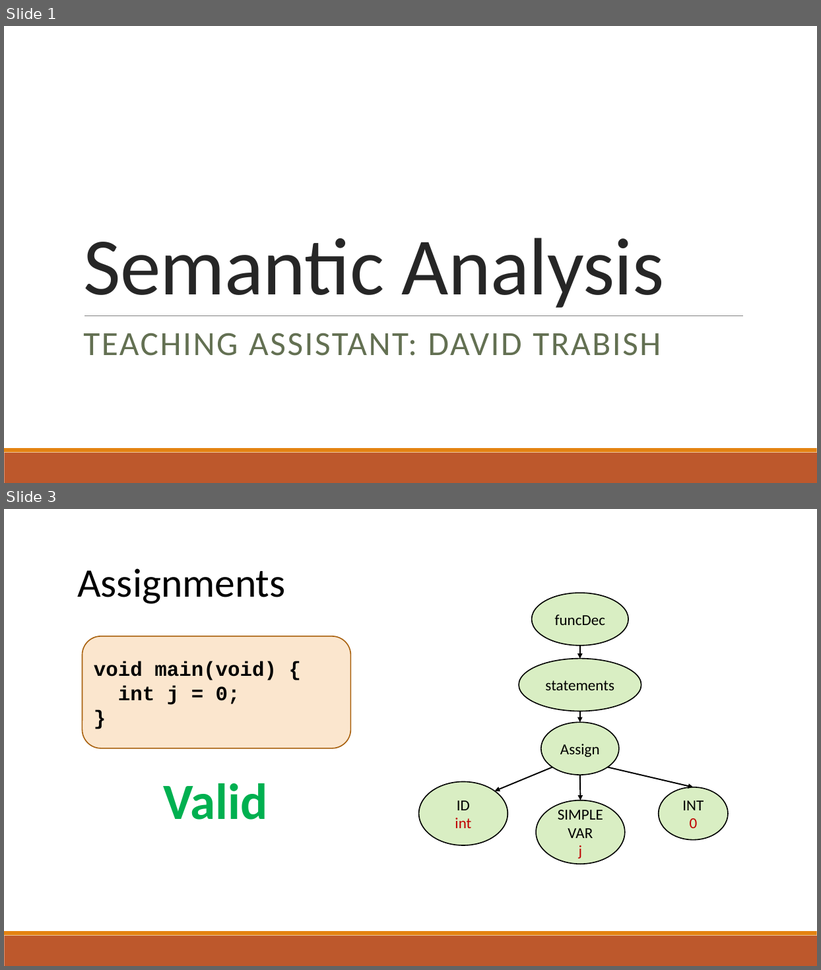
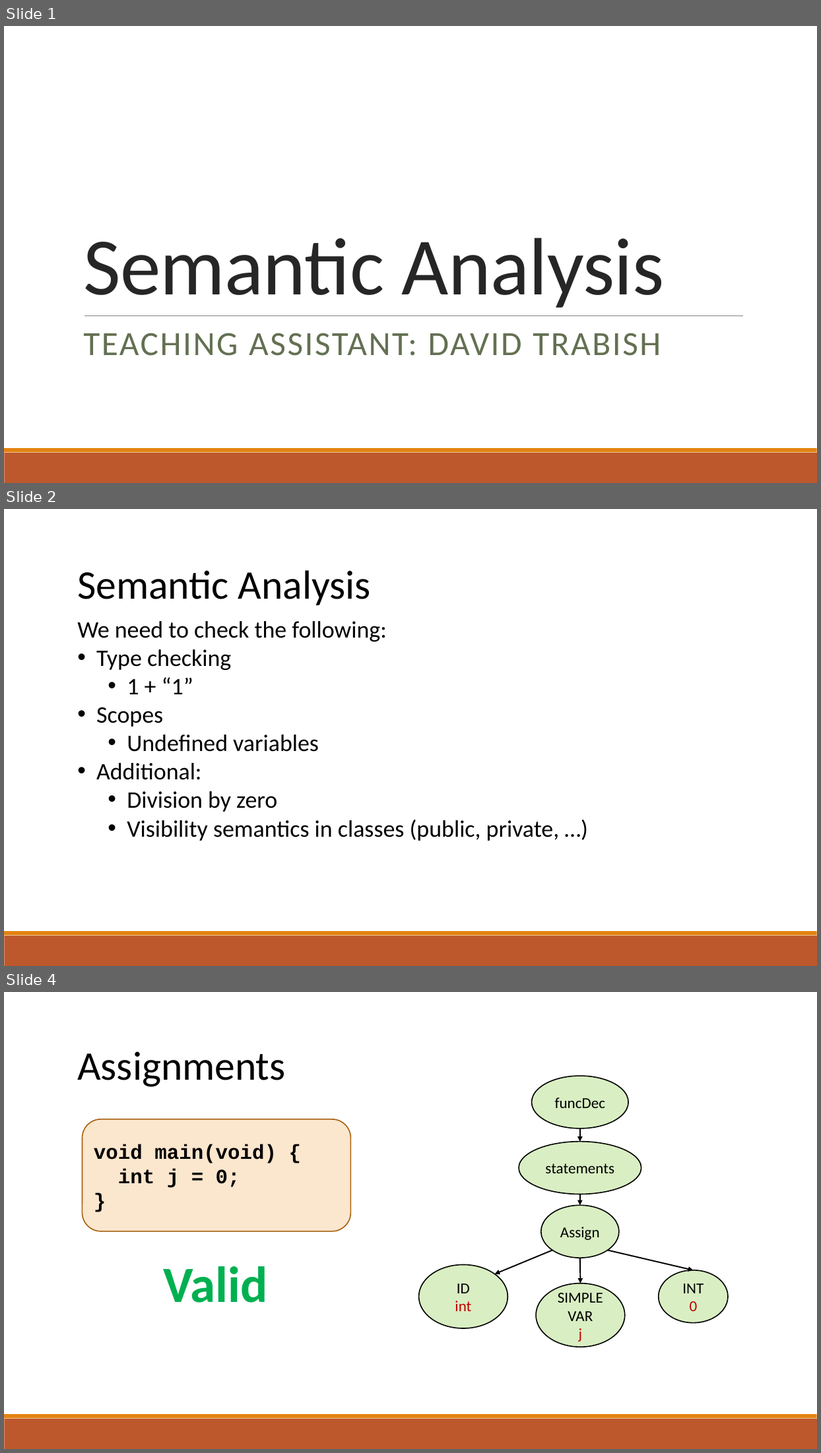
Before and after one commit to raghadzeidan/COMPILATION_TAU_FOR_STUDENTS, a slide deck: new_slides/semantic.pptx. Shown one above the other, each under a label of ours: slides 1 and 3 before the commit, slides 1, 2 and 4 after it; the slides between them are not shown. The pictures are 821x970 and 821x1453 pixels, drawn with LibreOffice and Linux fonts; fonts in the diff are those of the drawing. Boxes give left, top, right and bottom in pixels: in the first picture for what was removed or moved away, otherwise in the second. Text is boxed around its words. In the diff, an @@ line names an element or a change of style, - is before the commit and + after.

```diff
--- a/new_slides/semantic.pptx
+++ b/new_slides/semantic.pptx
@@ slide 2 added at bbox=[4, 509, 817, 966], background #FFFFFF; not listed: 2 template elements that a slide beside it also shows @@
@@ text added at bbox=[77, 570, 371, 605], 48 pt, text #000000 @@
+Semantic Analysis
@@ text added at bbox=[77, 621, 560, 841], 28 pt, text #000000 @@
+We need to check the following:
+• Type checking
+  • 1 + “1”
+• Scopes
+  • Undefined variables
+• Additional:
+  • Division by zero
+  • Visibility semantics in classes (public, private, …)
@@ what was slide 3 is now slide 4 @@
```
Also in this commit, not shown: 7 other slides added, 1 slide removed, 1 other file.
